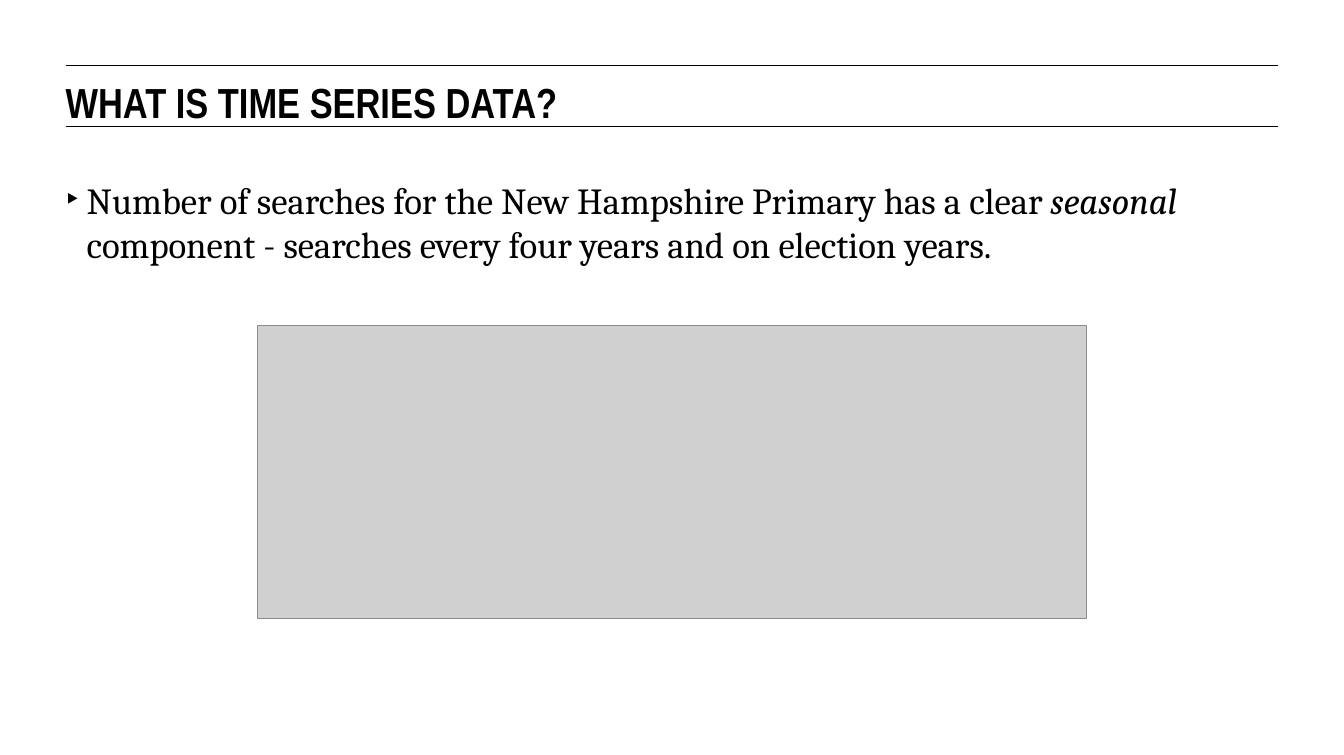
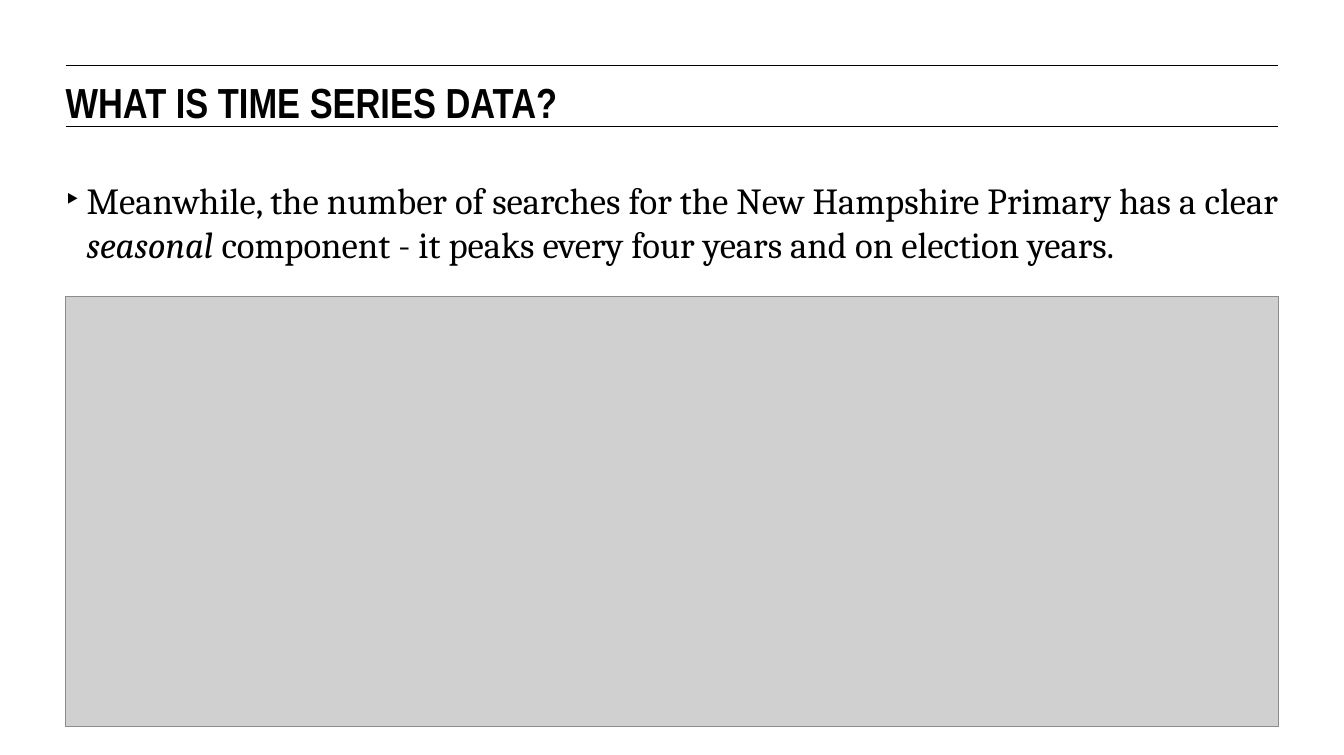
Before and after one commit to eflautt/ga-data-science, a slide deck: slide 18 of lessons/lesson-15/15-time-series-analysis.pptx. Drawn at 1344x755 pixels with LibreOffice and Linux fonts; fonts in the diff are those of the drawing; grey boxes stand for pictures. Boxes give left, top, right and bottom in pixels: in the first picture for what was removed or moved away, otherwise in the second. Text is boxed around its words. In the diff, an @@ line names an element or a change of style, - is before the commit and + after.

```diff
--- a/lessons/lesson-15/15-time-series-analysis.pptx
+++ b/lessons/lesson-15/15-time-series-analysis.pptx
@@ text at (x1=87, y1=188, x2=1278, y2=266): text changed @@
-‣ Number of searches for the New Hampshire Primary has a clear seasonal component - searches every four years and on election years.
+‣ Meanwhile, the number of searches for the New Hampshire Primary has a clear seasonal component - it peaks every four years and on election years.
@@ picture resized from (x1=258, y1=325, x2=1087, y2=618) to (x1=65, y1=297, x2=1278, y2=726) @@
```
Also in this commit, not shown: 24 other slides changed, 1 slide added.
